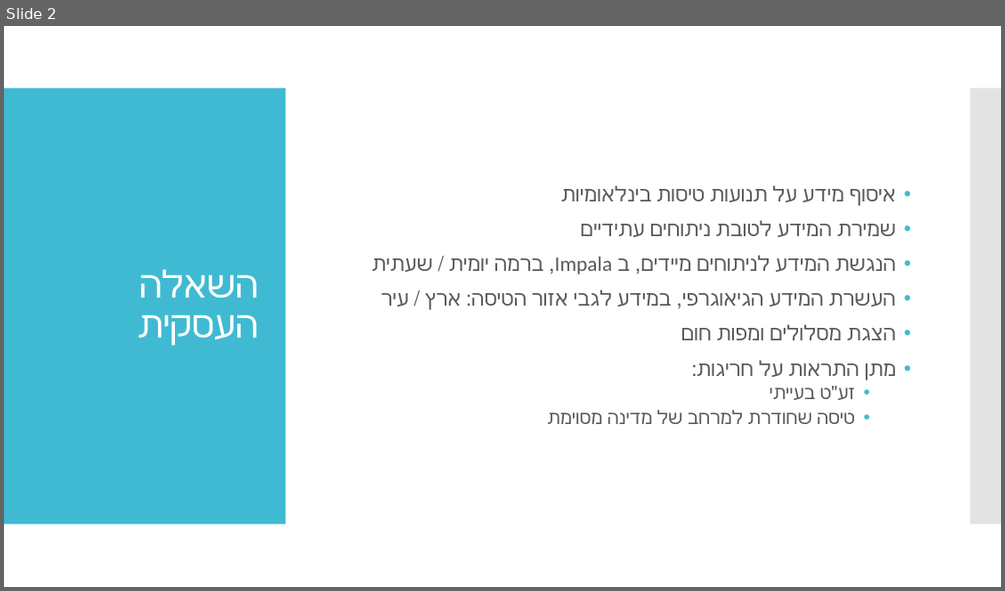
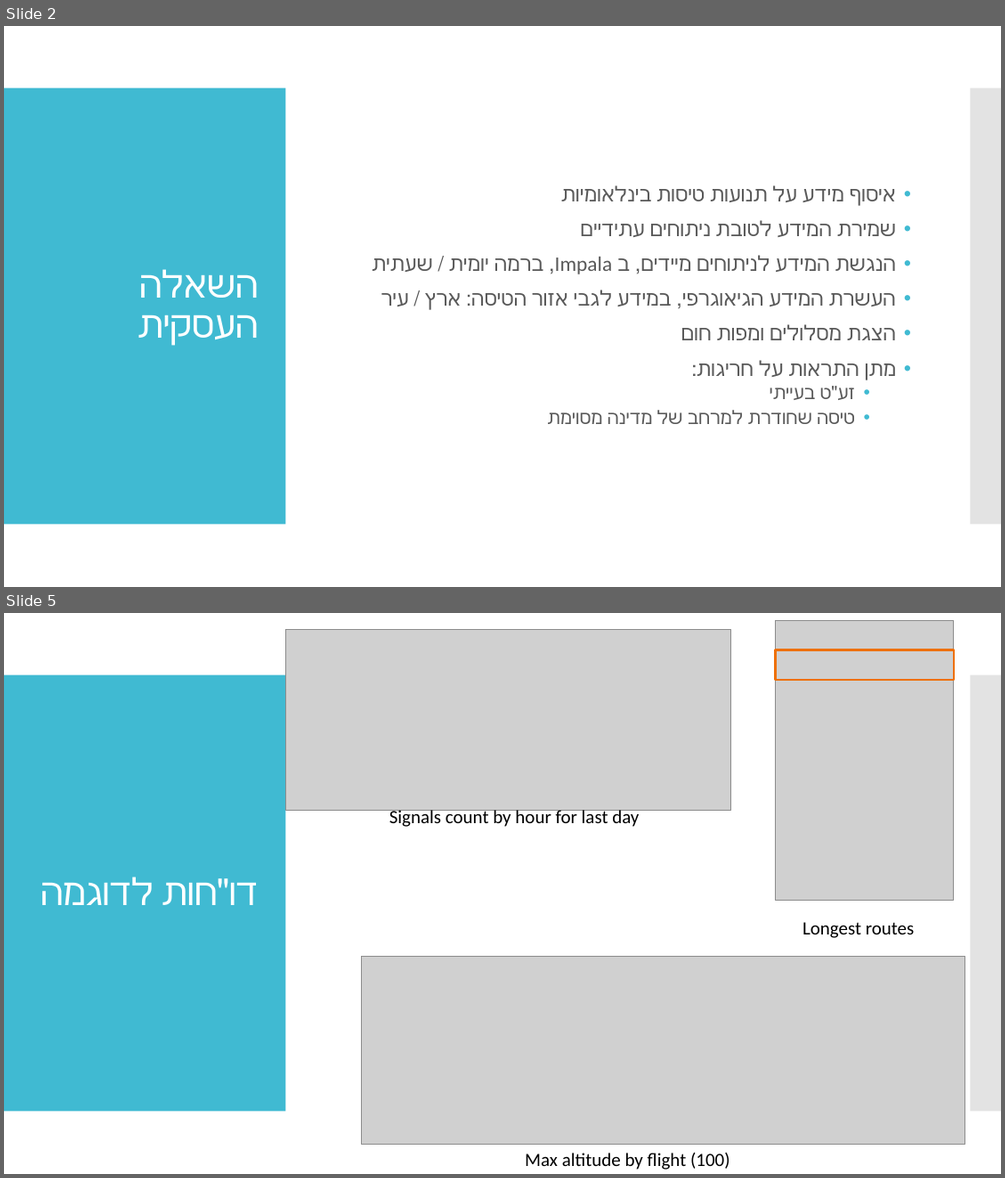
Before and after one commit to livgeni/NayaDE-Final-Project, a slide deck: FinalProjectDesign.pptx. Shown one above the other, each under a label of ours: slide 2 before the commit, slides 2 and 5 after it; the slides between them are not shown. The pictures are 1005x591 and 1005x1178 pixels, drawn with LibreOffice and Linux fonts; fonts in the diff are those of the drawing; grey boxes stand for pictures. Boxes give left, top, right and bottom in pixels: in the first picture for what was removed or moved away, otherwise in the second. Text is boxed around its words. In the diff, an @@ line names an element or a change of style, - is before the commit and + after.

```diff
--- a/FinalProjectDesign.pptx
+++ b/FinalProjectDesign.pptx
@@ slide 5 added at (4,613,1001,1174), background #FFFFFF; not listed: 2 template elements that a slide beside it also shows @@
@@ picture added at (286,629,731,810) @@
@@ picture added at (776,620,954,900) @@
@@ rectangle added at (776,649,954,680), outline #EE7008 2.25 pt @@
@@ text added at (389,808,639,827), 18 pt, text #000000 @@
+Signals count by hour for last day
@@ title added at (162,878,258,905), 36 pt, text #FFFFFF @@
+דו"חות לדוגמה
@@ text added at (802,922,914,938), 18 pt, text #000000 @@
+Longest routes
@@ picture added at (362,957,965,1144) @@
@@ text added at (525,1152,730,1169), 18 pt, text #000000 @@
+Max altitude by flight (100)
```
Also in this commit, not shown: 4 slides changed, 5 other slides added.
